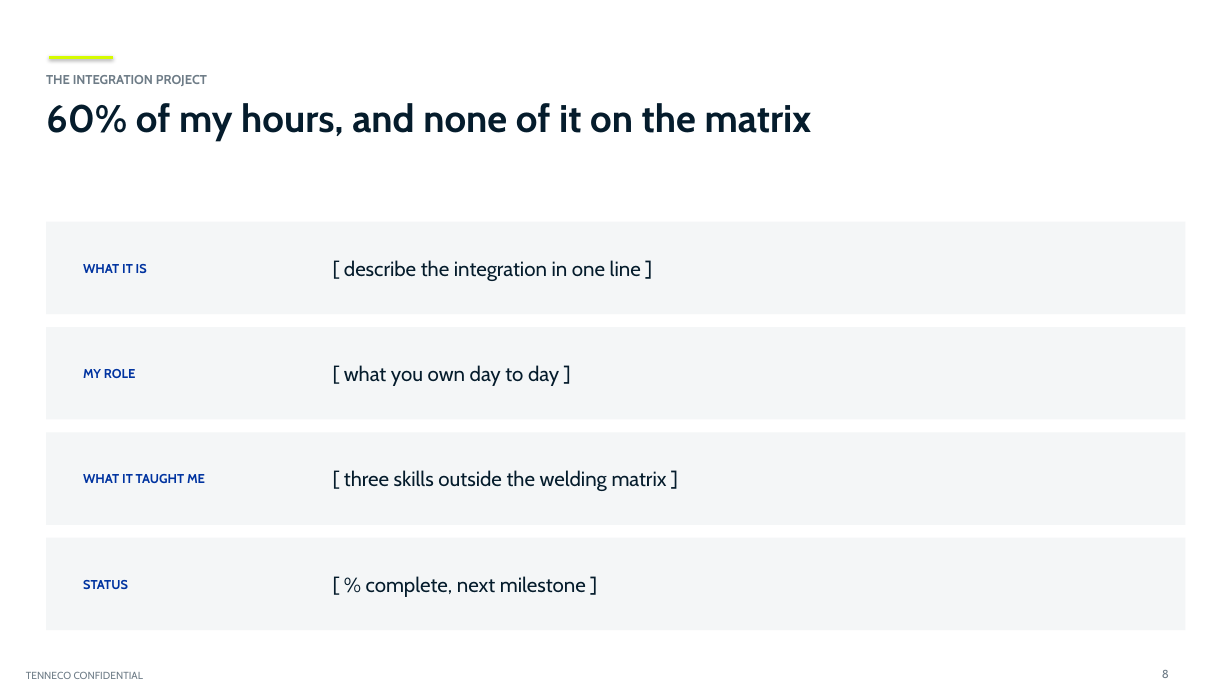
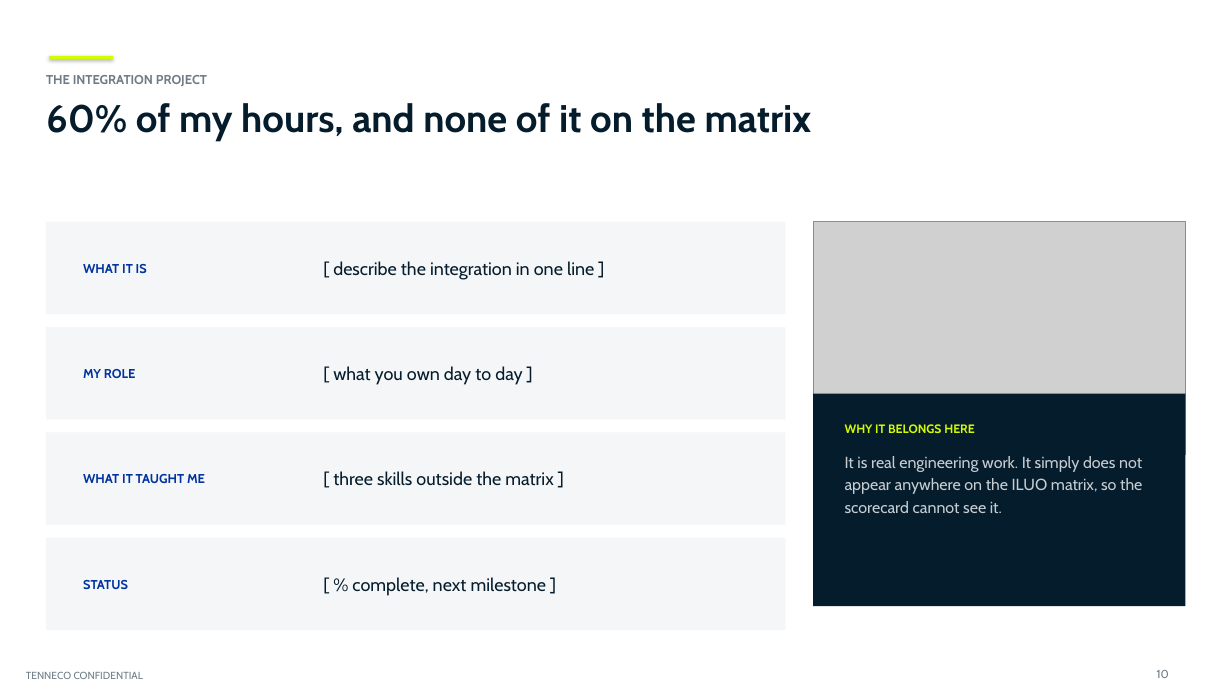
Before and after one commit to adaircarried/Claude-Design, a slide deck: slide 10 of presentations/Tenneco_Intern_Project_Diego_de_Leon.pptx (slide 8 before the commit). Drawn at 1232x693 pixels with LibreOffice and Linux fonts; fonts in the diff are those of the drawing; grey boxes stand for pictures; background and template pictures are left out. Boxes give left, top, right and bottom in pixels: in the first picture for what was removed or moved away, otherwise in the second. Text is boxed around its words. In the diff, an @@ line names an element or a change of style, - is before the commit and + after.

```diff
--- a/presentations/Tenneco_Intern_Project_Diego_de_Leon.pptx
+++ b/presentations/Tenneco_Intern_Project_Diego_de_Leon.pptx
@@ rectangle: place and size @@
-rectangle at [46,222,1186,314]
+rectangle at [46,222,786,314]
@@ picture added at [813,222,1186,455] @@
@@ text "[ describe the integration in ...": place and size @@
-text "[ describe the integration in ..." at [344,260,641,281]
+text "[ describe the integration in ..." at [333,261,594,280]
@@ rectangle: place and size @@
-rectangle at [46,327,1186,420]
+rectangle at [46,327,786,420]
@@ text "[ what you own day ...": place and size @@
-text "[ what you own day ..." at [344,365,559,386]
+text "[ what you own day ..." at [333,366,522,385]
@@ rectangle added at [813,394,1186,606], fill #051C2C @@
@@ rectangle: place and size @@
-rectangle at [46,433,1186,525]
+rectangle at [46,433,786,525]
@@ text added at [845,424,1142,513], 12.5 pt, text #C6CDD1 @@
+WHY IT BELONGS HERE
+It is real engineering work. It simply does not appear anywhere on the ILUO matrix, so the scorecard cannot see it.
@@ text at [333,471,553,486]: text changed; size 16 to 14 pt @@
-[ three skills outside the welding matrix ]
+[ three skills outside the matrix ]
@@ rectangle: place and size @@
-rectangle at [46,538,1186,630]
+rectangle at [46,538,786,630]
@@ size 16 to 14 pt in 3 elements at [333,261,594,280], [333,366,522,385], [352,577,547,596] @@
@@ text "[ % complete, next milestone ...": place and size @@
-text "[ % complete, next milestone ..." at [366,576,586,597]
+text "[ % complete, next milestone ..." at [352,577,547,596]
@@ text at [1157,670,1169,678]: text changed @@
-8
+10
```
Also in this commit, not shown: 8 other slides changed, 2 slides added, 6 other files.
